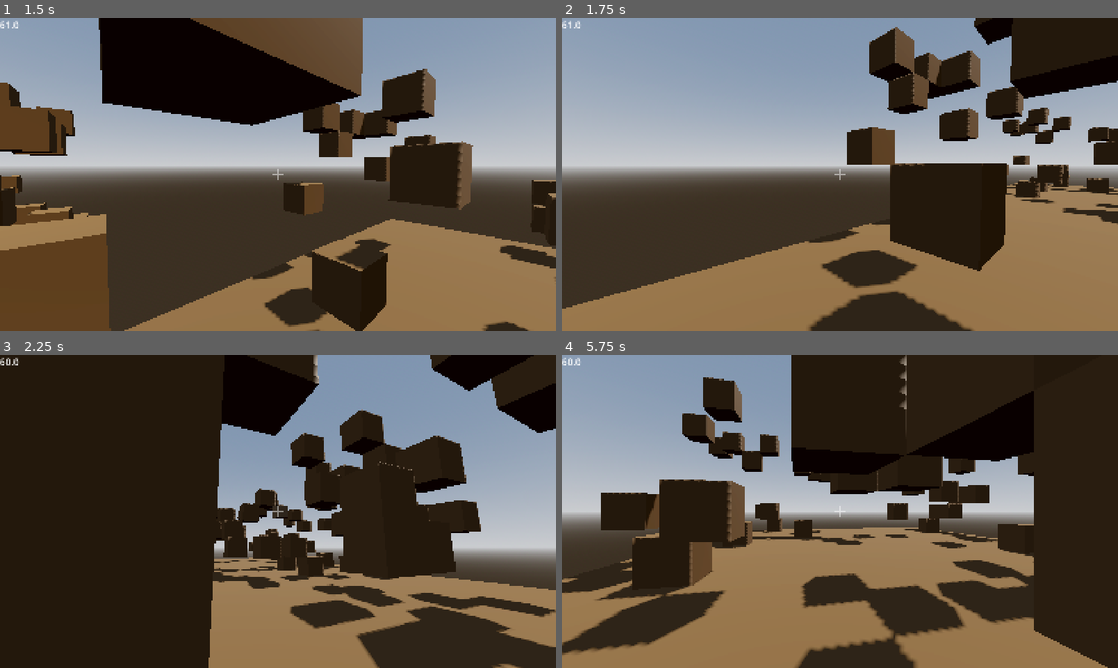
Above: before the commit, frames 1-4 (two rows, left to right).
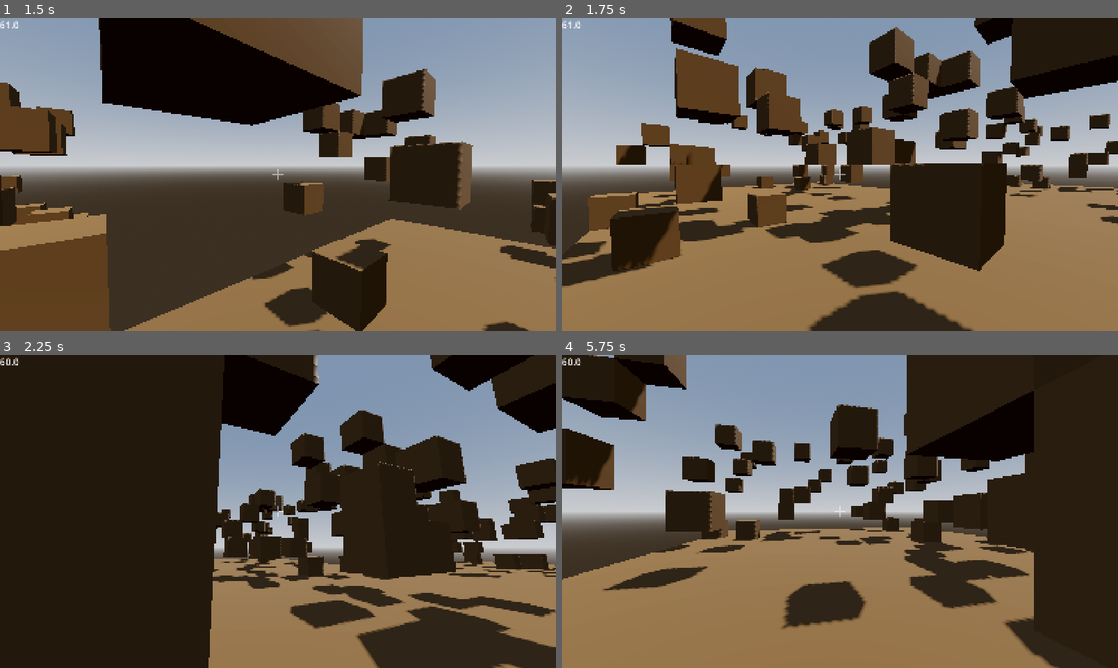
Above: after the commit, the same moments.

Repository: PixelSaver/PlacePixels
Game: Godot game, scene res://scriptsnscenes/main.tscn
The game is run twice, just before and just after one commit, with the same random seed, the same clock (stepped at 60 frames per second) and the same inputs.
Inputs (mouse positions are in pixels of both pictures, inside the frame that each line leads up to):
- Up to frame 1 (1.5 s): tap Enter at 0.5 s; move the mouse to (305, 174) at 0.52 s; hold W (up) from 0.53 s (still down); click (305, 174) at 0.6 s; tap Space (jump) at 0.77 s; move the mouse to (250, 174) at 1.27 s; right-click (250, 174) at 1.35 s
- Up to frame 2 (1.75 s): keep holding W (up); tap Space (jump) at 1.52 s
- Up to frame 3 (2.25 s): keep holding W (up); move the mouse to (289, 505) at 2.02 s; click (289, 505) at 2.1 s
- Up to frame 4 (5.75 s): keep holding W (up); move the mouse to (834, 517) at 2.77 s; right-click (834, 517) at 2.85 s; tap Space (jump) at 3.02, 3.77, 4.52 s; move the mouse to (878, 514) at 3.52 s; click (878, 514) at 3.6 s; move the mouse to (795, 508) at 4.27 s; right-click (795, 508) at 4.35 s; move the mouse to (845, 511) at 5.02 s; click (845, 511) at 5.1 s

Frame 1 is identical in both runs. In frame 2, 23% of the frame differs, in the area x 0-100%, y 0-93%; in frame 3, 5.6%; in frame 4, 38%, in the area x 0-99%, y 0-100%.

Commit message:
Finally works!! Chunks load according to Settings.render_distance, and the collision shapes aren't added multiple times

Diff:
--- a/scriptsnscenes/blocks/chunk.gd
+++ b/scriptsnscenes/blocks/chunk.gd
@@ -102,7 +102,15 @@
 		if is_face_visible_global(pos + Vector3i(0,0,-1), neighbor_chunks): _add_face(surface_tool, pos, "back", block_id)
 
 	mesh = surface_tool.commit()
+	_clear_collision_shapes()
 	create_trimesh_collision()
+
+## Clears trimesh collisions from previous build_meshes
+func _clear_collision_shapes():
+	for child in get_children():
+		if child is StaticBody3D or child is CollisionShape3D:
+			remove_child(child)
+			child.queue_free()
 
 ## Checks if a block face should be visible, including neighbor chunks
 func is_face_visible_global(pos: Vector3i, neighbor_chunks: Dictionary) -> bool:
--- a/scriptsnscenes/global.gd
+++ b/scriptsnscenes/global.gd
@@ -2,10 +2,9 @@
 
 var world_gen : WorldGen
 var player : Player
-signal player_chunk_update(new_chunk:Chunk)
-var player_chunk : Chunk :
+signal player_chunk_update(new_chunk:Vector2i)
+var player_chunk : Vector2i :
 	set(val):
 		if val == player_chunk: return
-		player_chunk_update.emit(val)
-		print("Player entered new chunk, %s" % val.chunk_position)
+		print("Player entered new chunk, %s" % val)
 		player_chunk = val
--- a/scriptsnscenes/player/player.gd
+++ b/scriptsnscenes/player/player.gd
@@ -14,7 +14,7 @@
 var ray_hit : Vector3i
 var ray_chunk : Chunk
 var ray_normal : Vector3i
-
+var last_chunk_pos : Vector2i = Vector2i.MIN
 
 func _ready() -> void:
 	Global.player = self
@@ -44,7 +44,13 @@
 		velocity.y = JUMP_VELOCITY
 
 	move_and_slide()
-	Global.player_chunk = Global.world_gen.get_chunk(Chunk.global_to_chunk_coords(self.global_position))
+	var current_chunk_pos = Chunk.global_to_chunk_coords(Vector3i(self.global_position))
+
+	if current_chunk_pos != last_chunk_pos:
+		print("Player entered new chunk: %s" % str(current_chunk_pos))
+		last_chunk_pos = current_chunk_pos
+		Global.player_chunk = current_chunk_pos
+		Global.player_chunk_update.emit(current_chunk_pos)
 
 func _process(_delta: float) -> void:
 	var res = raycast_block(camera.global_transform.origin, -camera.global_transform.basis.z)
--- a/scriptsnscenes/worldgen/world_gen.gd
+++ b/scriptsnscenes/worldgen/world_gen.gd
@@ -22,26 +22,37 @@
 ## If there is a chunk in that position already, return that chunk
 ## Done in Chunk space, so its technically Vector2i(floor(global_vec.x/CHUNK_SIZE), floor(global_vec.z/CHUNK_SIZE)
 func add_chunk(pos: Vector2i) -> Chunk:
-	if not loaded_chunks.has(pos):
-		var new_chunk = Chunk.new(pos)
-		new_chunk.chunk_position = pos
-		new_chunk.position = Vector3i(pos.x*Chunk.CHUNK_SIZE, 0, pos.y*Chunk.CHUNK_SIZE)
-		add_child(new_chunk)
-		loaded_chunks[pos] = new_chunk
-		return new_chunk
-	else:
+	if loaded_chunks.has(pos):
+		print("⚠️⚠️⚠️ add_chunk called for %s but it ALREADY EXISTS in loaded_chunks!" % str(pos))
+		print("   Existing chunk: %s" % str(loaded_chunks[pos]))
+		print("   Stack trace:")
+		print_stack()
 		return loaded_chunks[pos]
 
+	print("Creating NEW chunk at %s" % str(pos))
+	var new_chunk = Chunk.new(pos)
+	new_chunk.chunk_position = pos
+	new_chunk.position = Vector3i(pos.x * Chunk.CHUNK_SIZE, 0, pos.y * Chunk.CHUNK_SIZE)
+	add_child(new_chunk)
+	loaded_chunks[pos] = new_chunk
+	print("  Chunk added to scene tree, children count: %d" % get_child_count())
+	return new_chunk
+
 ## Return chunk given chunk-space coordinates
-func get_chunk(pos: Vector2i) -> Chunk:
+func get_chunk(pos: Vector2i):
 	if loaded_chunks.has(pos):
 		return loaded_chunks[pos]
-	return add_chunk(pos)
+	return null
 ## Return chunk given global_coordinates
 func get_chunk_global(global_pos: Vector3i) -> Chunk:
 	var pos = Chunk.global_to_chunk_coords(global_pos)
 	return get_chunk(pos)
 
+## Return chunk given chunk-space coordinates but will make one if none exists yet
+func get_or_create_chunk(pos: Vector2i) -> Chunk:
+	if loaded_chunks.has(pos):
+		return loaded_chunks[pos]
+	return add_chunk(pos)
 ## Generate a simple flat world for the given chunk
 func _generate_flat_world(chunk: Chunk):
 	# Fill bottom 2 blocks with stone (id = 1), rest air (0)
@@ -67,13 +78,15 @@
 				neighbors[pos] = loaded_chunks[pos]
 	return neighbors
 
-func _on_player_chunk_update(new_chunk:Chunk):
+func _on_player_chunk_update(player_chunk_pos:Vector2i):
+	print("=== PLAYER MOVED TO CHUNK %s ===" % str(player_chunk_pos))
+	print("Currently loaded before update: %s" % str(loaded_chunks.keys()))
 	var chunks_in_render: Array[Vector2i] = []
 
 	for dx in range(-Settings.render_distance, Settings.render_distance + 1):
 		for dz in range(-Settings.render_distance, Settings.render_distance + 1):
 			if dx*dx + dz*dz <= Settings.render_distance * Settings.render_distance:
-				chunks_in_render.append(new_chunk.chunk_position + Vector2i(dx, dz))
+				chunks_in_render.append(player_chunk_pos + Vector2i(dx, dz))
 
 	print("All chunks to render: %s" % str(chunks_in_render))
 
@@ -85,18 +98,41 @@
 	for pos in to_unload:
 		_unload_chunk(pos)
 
+	var newly_loaded: Array[Vector2i] = []
 	for chunk_pos in chunks_in_render:
-		_load_chunk(chunk_pos)
+		if not loaded_chunks.has(chunk_pos):
+			_load_chunk(chunk_pos)
+			newly_loaded.append(chunk_pos)
+
+	var chunks_to_rebuild: Dictionary = {}
+	for chunk_pos in newly_loaded:
+		# Mark this chunk and all its neighbors for rebuild
+		chunks_to_rebuild[chunk_pos] = true
+		for dx in [-1, 0, 1]:
+			for dz in [-1, 0, 1]:
+				var neighbor_pos = chunk_pos + Vector2i(dx, dz)
+				if loaded_chunks.has(neighbor_pos):
+					chunks_to_rebuild[neighbor_pos] = true
+	for chunk_pos in chunks_to_rebuild.keys():
+		if loaded_chunks.has(chunk_pos):
+			loaded_chunks[chunk_pos].build_mesh(_get_neighbor_chunks(chunk_pos))
 
 	print("Loaded chunks: %s" % str(loaded_chunks.keys()))
 
 
 func _load_chunk(chunk_pos:Vector2i):
-	if loaded_chunks.has(chunk_pos): return
+	if loaded_chunks.has(chunk_pos):
+		print("Tried to load chunk %s but it already exists!" % str(chunk_pos))
+		return
+	print("Loading chunk %s" % str(chunk_pos))
 	var added_chunk = add_chunk(chunk_pos)
 	_generate_flat_world(added_chunk)
-	added_chunk.build_mesh()
 func _unload_chunk(chunk_pos:Vector2i):
+	if not loaded_chunks.has(chunk_pos):
+		return
+		print("Tried to unload chunk %s but it doesn't exist!" % str(chunk_pos))
+	print("Unloading chunk %s" % str(chunk_pos))
 	var chunk = loaded_chunks[chunk_pos]
 	loaded_chunks.erase(chunk_pos)
+	remove_child(chunk)
 	chunk.queue_free()
